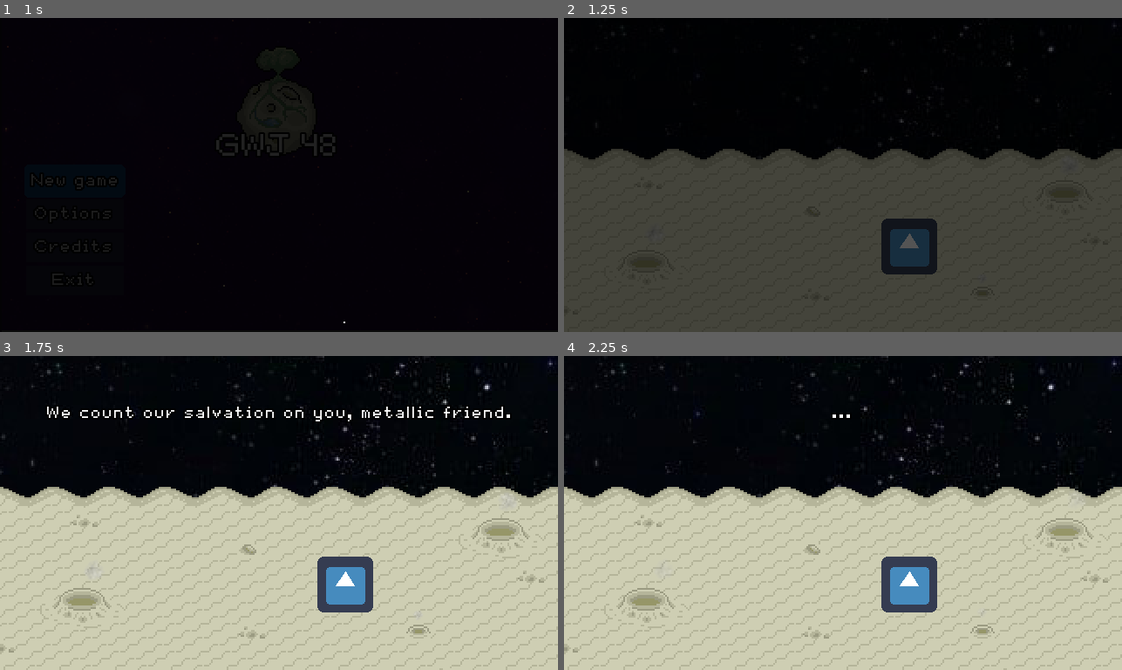
Above: before the commit, frames 1-4 (two rows, left to right).
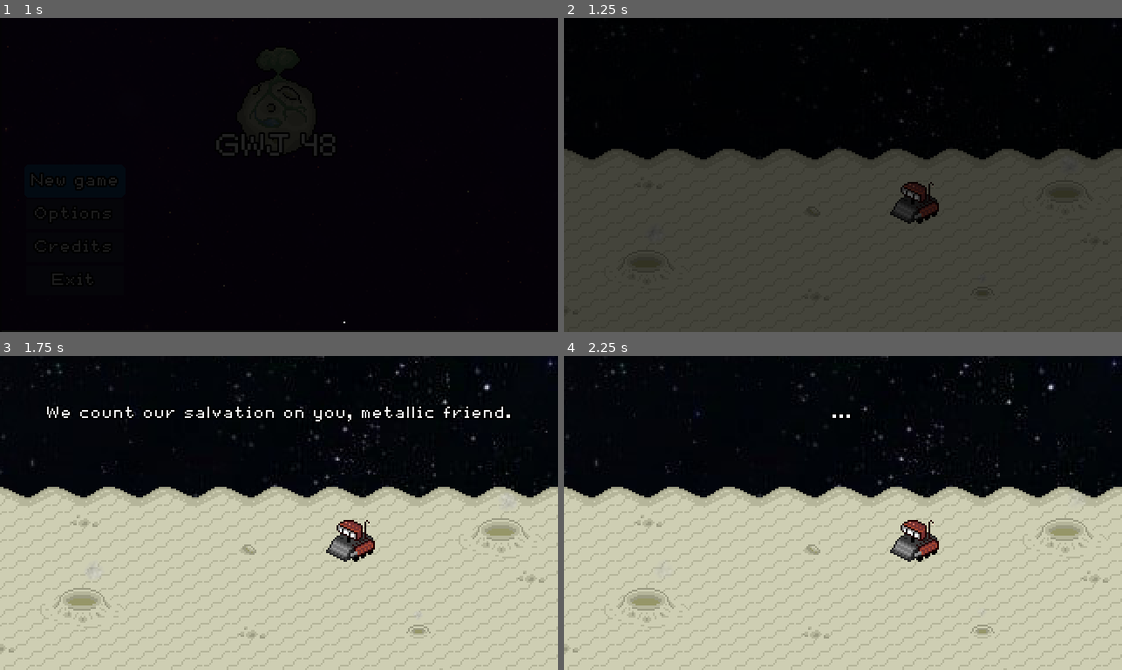
Above: after the commit, the same moments.

Repository: agustinoli/GodotWildJam48
Game: Godot game, scene res://MainMenu/MainMenu.tscn
The game is run twice, just before and just after one commit, with the same random seed, the same clock (stepped at 60 frames per second) and the same inputs. The engine's default icon, where the game draws it, is replaced by a stand-in: a white triangle on a blue panel in a dark square. Sound files missing from this copy of the repository are replaced by a short silence.
Inputs (mouse positions are in pixels of both pictures, inside the frame that each line leads up to):
- Up to frame 1 (1 s): click "New game" at 0.5 s
- Up to frame 2 (1.25 s): no input
- Up to frame 3 (1.75 s): tap Enter at 1.25 s; move the mouse to (401, 497) at 1.27 s; hold D (Right) from 1.28 s (still down); tap 4 (BuildFoodMachine) at 1.35 s; tap P (Jump) at 1.52 s
- Up to frame 4 (2.25 s): click (965, 497) at 2 s; move the mouse to (731, 528) at 2.02 s; release D (Right) at 2.03 s; hold S (Down) from 2.03 s (still down); tap 2 (BuildMineralMachine) at 2.1 s

Frame 1 is identical in both runs. In frame 2, 2.4% of the frame differs, in the area x 56-68%, y 52-82%; in frame 3, 2.5%; in frame 4, 2.5%.

Commit message:
feat: added robot sprites, fixed terraforming

Diff:
--- a/Levels/Level.gd
+++ b/Levels/Level.gd
@@ -35,7 +35,7 @@
 
 func _on_build_machine(position :Vector2, machine_num: int):
 	var machine = machines_scenes[machine_num].instance()
+	machine.init(position, machine_num)
 	$YSort.add_child(machine)
-	machine.init(position, machine_num)
 	$Player/StateMachine/Idle.set_ghost_to_null()
 	SfxManager.play("PonerMaquina")
--- a/Machines/FoodMachine.gd
+++ b/Machines/FoodMachine.gd
@@ -2,15 +2,18 @@
 
 onready var tilemap = get_parent().get_node("TerraformedFloor")
 const tile_index = 4
+var terraformed = false
 
 func _ready():
-	._ready()
-	terraform()
+	pass
 
+func _process(_delta):
+	if builded and not terraformed:
+		terraformed = true
+		terraform()
 
 func terraform():
 	var coordinates = tilemap.world_to_map(position)
-#	VER COMO SETEAR EL AUTOTILE PARA ESE TILE_INDEX
 	tilemap.set_cell(coordinates.x	,coordinates.y	,tile_index)
 	tilemap.set_cell(coordinates.x+1,coordinates.y	,tile_index)
 	tilemap.set_cell(coordinates.x	,coordinates.y+1,tile_index)
--- a/Machines/Machine.gd
+++ b/Machines/Machine.gd
@@ -27,11 +27,11 @@
 	add_child(timer)
 	connect("body_entered", self, "_body_entered")
 	connect("body_exited", self, "_body_exited")
+	self.visible = true
 
 
 func init(init_pos, machi_type):
 	self.position = init_pos
-	self.visible = true
 	self.machine_type = machi_type
 	GameController.pre_build_machine(self.machine_type)
 
--- a/Player/MovePlayer.gd
+++ b/Player/MovePlayer.gd
@@ -44,16 +44,16 @@
 	if move_direction.x != 0 and move_direction.y != 0:
 		move_direction.y /= 2
 
-#	if LEFT || RIGHT || UP || DOWN:
-#		player.set_facing(move_direction)
+	if LEFT || RIGHT || UP || DOWN:
+		player.set_facing(move_direction)
 
-#	player.set_current_dir(direction2str(player.facing))
+	player.set_current_dir(direction2str(player.facing))
 
 	player.collision = player.move_and_collide(move_direction * player.speed)
 
-#	var animation = player.get_current_dir() + "Run"
-#	if animationSprite.get_animation() != animation:
-#		animationSprite.play(animation)
+	var animation = player.get_current_dir()
+	if animationSprite.get_animation() != animation:
+		animationSprite.play(animation)
 
 func direction2str(direction):
 	var angle = direction.angle()
--- a/Player/Player.gd
+++ b/Player/Player.gd
@@ -48,10 +48,8 @@
 
 func _process(_delta):
 	if Input.is_action_just_released("zoom_in"):
-#		tween.tween_property($Camera2D, "zoom", $Camera2D.get_zoom()+Vector2(0.1,0.1) , 1)
 		$Camera2D.set_zoom($Camera2D.get_zoom()+Vector2(0.1,0.1))
 	elif Input.is_action_just_released("zoom_out"):
-#		tween.tween_property($Camera2D, "zoom", $Camera2D.get_zoom()-Vector2(0.1,0.1) , 1)
 		$Camera2D.set_zoom($Camera2D.get_zoom()-Vector2(0.1,0.1))
 	elif Input.is_action_just_pressed("ShowNotebook"):
 		$Notebook.show()
--- a/Player/Player.tscn
+++ b/Player/Player.tscn
@@ -1,12 +1,19 @@
-[gd_scene load_steps=10 format=2]
+[gd_scene load_steps=17 format=2]
 
-[ext_resource path="res://icon.png" type="Texture" id=1]
+[ext_resource path="res://Assets/Images/Player/LeftDown.png" type="Texture" id=1]
 [ext_resource path="res://Player/Player.gd" type="Script" id=2]
 [ext_resource path="res://Player/MovePlayer.gd" type="Script" id=3]
 [ext_resource path="res://fsm/stateMachine.gd" type="Script" id=4]
 [ext_resource path="res://Player/IdlePlayer.gd" type="Script" id=5]
 [ext_resource path="res://Player/BuildPlayer.gd" type="Script" id=6]
 [ext_resource path="res://NoteBook/Notebook.tscn" type="PackedScene" id=7]
+[ext_resource path="res://Assets/Images/Player/Right.png" type="Texture" id=8]
+[ext_resource path="res://Assets/Images/Player/Left.png" type="Texture" id=9]
+[ext_resource path="res://Assets/Images/Player/Down.png" type="Texture" id=10]
+[ext_resource path="res://Assets/Images/Player/LeftUp.png" type="Texture" id=11]
+[ext_resource path="res://Assets/Images/Player/RightDown.png" type="Texture" id=12]
+[ext_resource path="res://Assets/Images/Player/RIghtUp.png" type="Texture" id=13]
+[ext_resource path="res://Assets/Images/Player/Up.png" type="Texture" id=14]
 
 [sub_resource type="CapsuleShape2D" id=1]
 radius = 6.0
@@ -14,9 +21,44 @@
 
 [sub_resource type="SpriteFrames" id=2]
 animations = [ {
+"frames": [ ExtResource( 10 ) ],
+"loop": true,
+"name": "Down",
+"speed": 5.0
+}, {
+"frames": [ ExtResource( 9 ) ],
+"loop": true,
+"name": "Left",
+"speed": 5.0
+}, {
 "frames": [ ExtResource( 1 ) ],
 "loop": true,
-"name": "default",
+"name": "LeftDown",
+"speed": 5.0
+}, {
+"frames": [ ExtResource( 11 ) ],
+"loop": true,
+"name": "LeftUp",
+"speed": 5.0
+}, {
+"frames": [ ExtResource( 8 ) ],
+"loop": true,
+"name": "Right",
+"speed": 5.0
+}, {
+"frames": [ ExtResource( 12 ) ],
+"loop": true,
+"name": "RightDown",
+"speed": 5.0
+}, {
+"frames": [ ExtResource( 13 ) ],
+"loop": true,
+"name": "RightUp",
+"speed": 5.0
+}, {
+"frames": [ ExtResource( 14 ) ],
+"loop": true,
+"name": "Up",
 "speed": 5.0
 } ]
 
@@ -28,8 +70,9 @@
 
 [node name="AnimatedSprite" type="AnimatedSprite" parent="."]
 position = Vector2( -9.53674e-07, 4.76837e-07 )
-scale = Vector2( 0.171875, 0.171875 )
+scale = Vector2( 0.5, 0.5 )
 frames = SubResource( 2 )
+animation = "LeftDown"
 
 [node name="Camera2D" type="Camera2D" parent="."]
 current = true
--- a/Tutorial/Tutorial.tscn
+++ b/Tutorial/Tutorial.tscn
@@ -1,19 +1,11 @@
-[gd_scene load_steps=8 format=2]
+[gd_scene load_steps=7 format=2]
 
 [ext_resource path="res://Tutorial/Tutorial.gd" type="Script" id=1]
-[ext_resource path="res://icon.png" type="Texture" id=2]
+[ext_resource path="res://Assets/Images/Player/LeftDown.png" type="Texture" id=2]
 [ext_resource path="res://Assets/Images/Background/background.jpg" type="Texture" id=3]
 [ext_resource path="res://Assets/Images/Tiles/FloorTiles.tres" type="TileSet" id=4]
 [ext_resource path="res://Particles/Smoke.tscn" type="PackedScene" id=5]
 [ext_resource path="res://Assets/Fonts/pixellocale_8.tres" type="DynamicFont" id=6]
-
-[sub_resource type="SpriteFrames" id=1]
-animations = [ {
-"frames": [ ExtResource( 2 ) ],
-"loop": true,
-"name": "default",
-"speed": 5.0
-} ]
 
 [node name="Tutorial" type="Node2D"]
 script = ExtResource( 1 )
@@ -64,11 +56,6 @@
 amount = 1
 randomness = 0.14
 
-[node name="PlayerSprite" type="AnimatedSprite" parent="."]
-position = Vector2( 198, 131 )
-scale = Vector2( 0.5, 0.5 )
-frames = SubResource( 1 )
-
 [node name="Message" type="Label" parent="."]
 margin_left = 1.0
 margin_top = 1.0
@@ -77,3 +64,7 @@
 custom_fonts/font = ExtResource( 6 )
 align = 1
 valign = 1
+
+[node name="Sprite" type="Sprite" parent="."]
+position = Vector2( 202, 104 )
+texture = ExtResource( 2 )
--- a/project.godot
+++ b/project.godot
@@ -9,7 +9,7 @@
 config_version=4
 
 _global_script_classes=[ {
-"base": "StaticBody2D",
+"base": "Area2D",
 "class": "Machine",
 "language": "GDScript",
 "path": "res://Machines/Machine.gd"
Binary file added: Assets/Images/Player/Down.png
Binary file added: Assets/Images/Player/Left.png
Binary file added: Assets/Images/Player/LeftDown.png
Binary file added: Assets/Images/Player/LeftUp.png
Binary file added: Assets/Images/Player/RIghtUp.png
Binary file added: Assets/Images/Player/Right.png
Binary file added: Assets/Images/Player/RightDown.png
Binary file added: Assets/Images/Player/Up.png
Binary file removed: hud/placeholder.png
Binary file added: wip/BarritaEnergiaFull.aseprite
Binary file added: wip/LogoSprite.aseprite
Binary file added: wip/Robotitox.aseprite
